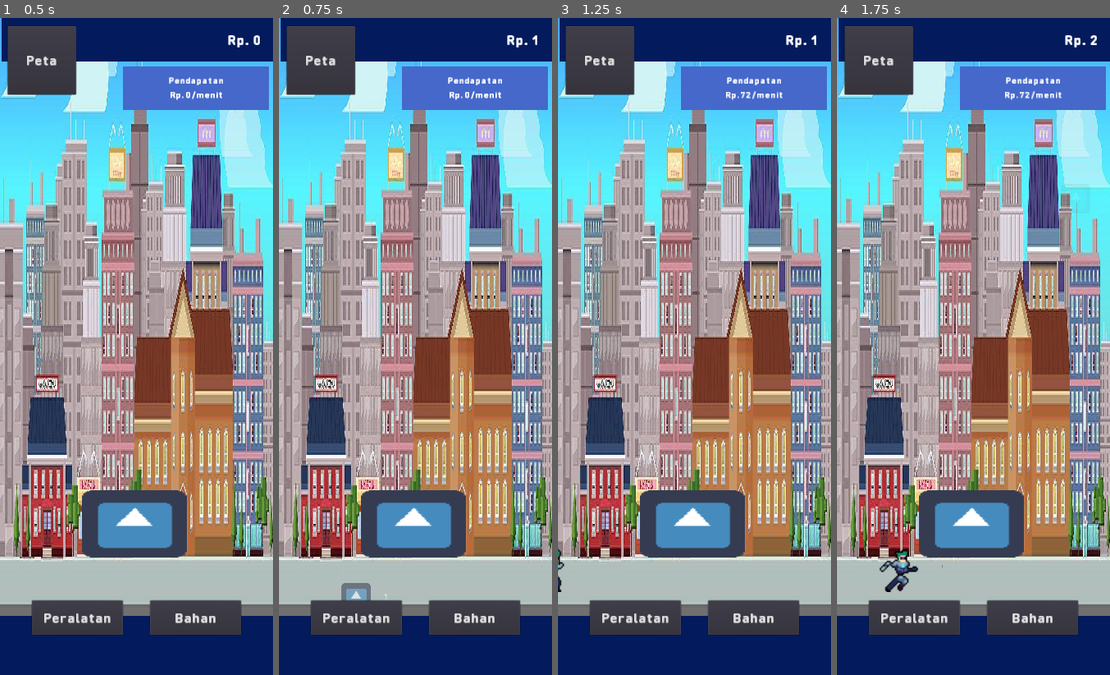
Above: before the commit, frames 1-4 (left to right).
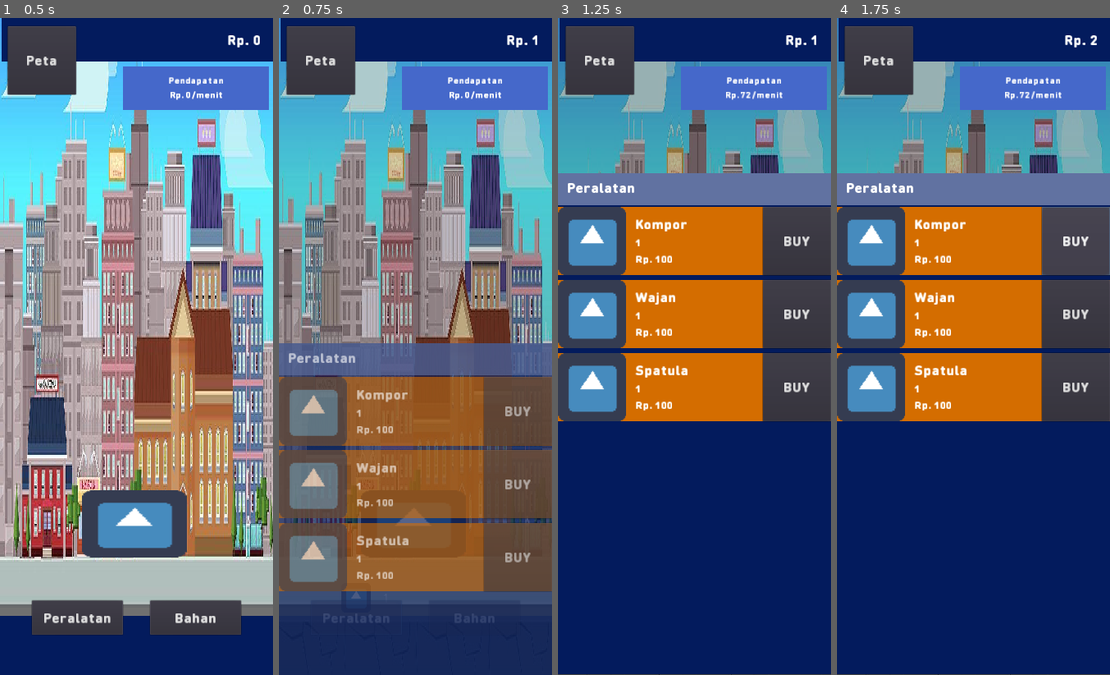
Above: after the commit, the same moments.

Repository: Zakcrust/idlegame-project
Game: Godot game, scene res://Src/View/TestView.tscn
Two runs of this game, one before a commit and one after it. Both use one fixed random seed, a clock stepped at 60 frames per second and the inputs below. The engine's default icon, where the game draws it, is replaced by a stand-in: a white triangle on a blue panel in a dark square.
Inputs (mouse positions are in pixels of both pictures, inside the frame that each line leads up to):
- Up to frame 1 (0.5 s): no input
- Up to frame 2 (0.75 s): click "Peralatan" at 0.5 s
- Up to frame 3 (1.25 s): no input
- Up to frame 4 (1.75 s): click (1077, 241) at 1.25 s, where only the run after the commit has a clickable "BUY"

Frame 1 is identical in both runs. In frame 2, 74% of the frame differs, in the area x 0-100%, y 0-94%; in frame 3, 81%, in the area x 0-100%, y 0-100%; in frame 4, 81%.

Commit message:
Fix unclickable upgrade drawer button

Diff:
--- a/Src/View/UpgradeDrawer.tscn
+++ b/Src/View/UpgradeDrawer.tscn
@@ -65,6 +65,18 @@
 "update": 0,
 "values": [ Color( 1, 1, 1, 0 ), Color( 1, 1, 1, 0.27451 ) ]
 }
+tracks/4/type = "value"
+tracks/4/path = NodePath("DrawerContainer:visible")
+tracks/4/interp = 1
+tracks/4/loop_wrap = true
+tracks/4/imported = false
+tracks/4/enabled = true
+tracks/4/keys = {
+"times": PoolRealArray( 0 ),
+"transitions": PoolRealArray( 1 ),
+"update": 1,
+"values": [ true ]
+}
 
 [sub_resource type="Animation" id=4]
 resource_name = "hide_drawer"
@@ -117,6 +129,18 @@
 "update": 0,
 "values": [ Color( 1, 1, 1, 0.27451 ), Color( 1, 1, 1, 0 ) ]
 }
+tracks/4/type = "value"
+tracks/4/path = NodePath("DrawerContainer:visible")
+tracks/4/interp = 1
+tracks/4/loop_wrap = true
+tracks/4/imported = false
+tracks/4/enabled = true
+tracks/4/keys = {
+"times": PoolRealArray( 0, 0.3 ),
+"transitions": PoolRealArray( 1, 1 ),
+"update": 1,
+"values": [ true, false ]
+}
 
 [node name="UpgradeDrawer" type="CanvasLayer"]
 script = ExtResource( 4 )
@@ -176,6 +200,7 @@
 }
 
 [node name="DrawerContainer" type="ColorRect" parent="."]
+visible = false
 modulate = Color( 1, 1, 1, 0 )
 margin_top = 1300.0
 margin_right = 600.0
